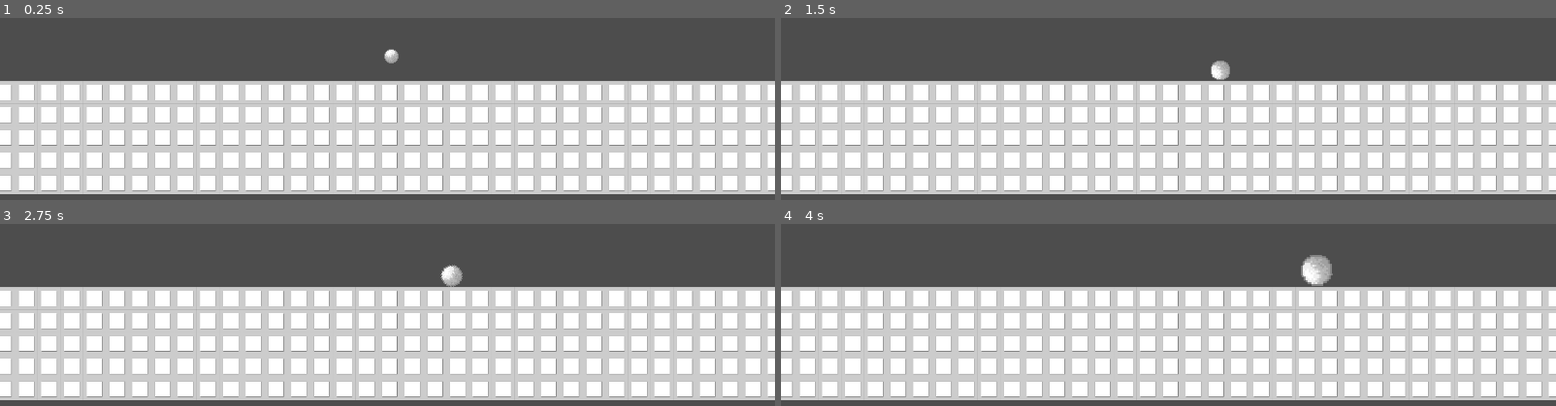
Above: before the commit, frames 1-4 (two rows, left to right).
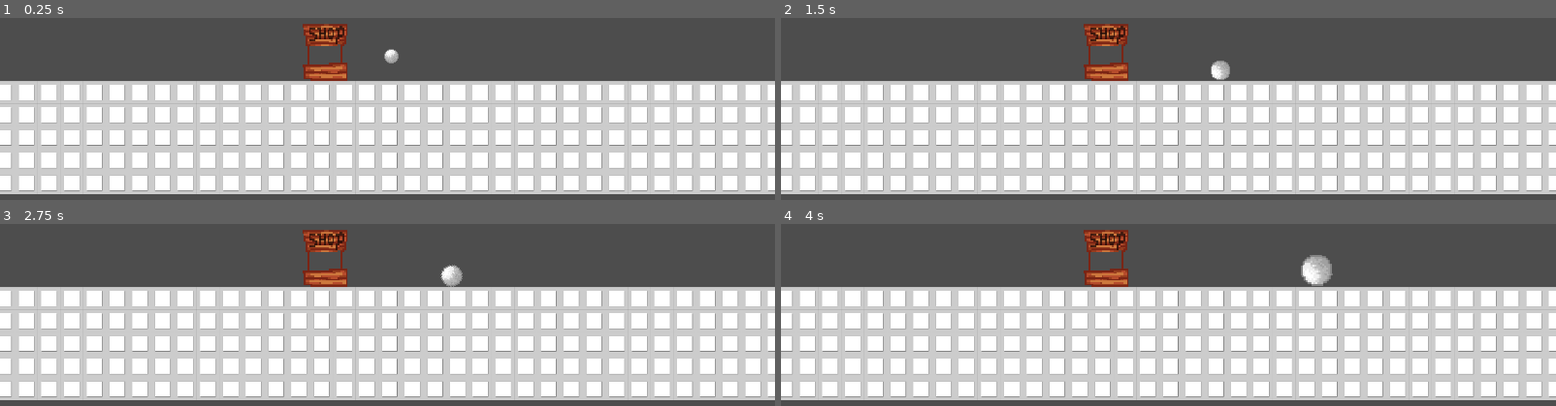
Above: after the commit, the same moments.

Repository: pranavdasan/GDC-Game-Jam-2026
Game: Godot game, scene res://levels/main.tscn
Two runs of this game, one before a commit and one after it. Both use one fixed random seed, a clock stepped at 60 frames per second and the inputs below.
Inputs:
- Up to frame 1 (0.25 s): no input
- Up to frame 2 (1.5 s): hold D (move_right) 0.53-1.28 s; hold A (move_left) from 1.28 s (still down)
- Up to frame 3 (2.75 s): release A (move_left) at 2.03 s; hold D (move_right) from 2.03 s (still down)
- Up to frame 4 (4 s): release D (move_right) at 3.53 s; hold A (move_left) from 3.53 s (still down)

The runs differ from the first frame. In frame 1, 1.2% of the frame differs, in the area x 39-45%, y 3-35%; in frame 2, 1.2%; in frame 3, 1.2%; in frame 4, 1.2%.

Commit message:
Adds shop scene and scripts

Diff:
--- a/levels/main.tscn
+++ b/levels/main.tscn
@@ -2,6 +2,7 @@
 
 [ext_resource type="PackedScene" uid="uid://bdx66lu38ywr" path="res://scenes/snowball.tscn" id="1_2262g"]
 [ext_resource type="Texture2D" uid="uid://dbav4gaw8uehp" path="res://assets/images/tilemaps/snow_ground.png" id="2_wdj6m"]
+[ext_resource type="PackedScene" uid="uid://b26l5yuwgym0m" path="res://scenes/shop.tscn" id="3_l8qe7"]
 
 [sub_resource type="TileSetAtlasSource" id="TileSetAtlasSource_wdj6m"]
 texture = ExtResource("2_wdj6m")
@@ -20,6 +21,9 @@
 position = Vector2(969, 351)
 speed = 600.0
 
+[node name="Shop" parent="." unique_id=1570701424 instance=ExtResource("3_l8qe7")]
+position = Vector2(805, 370)
+
 [node name="TileMapLayer" type="TileMapLayer" parent="." unique_id=1755820554]
 position = Vector2(712, 328)
 scale = Vector2(0.25, 0.25)
--- a/project.godot
+++ b/project.godot
@@ -30,7 +30,7 @@
 
 [editor_plugins]
 
-enabled=PackedStringArray("res://addons/godot_super-wakatime/plugin.cfg")
+enabled=PackedStringArray()
 
 [input]
 
--- /dev/null
+++ b/scenes/shop.tscn
@@ -0,0 +1,30 @@
+[gd_scene format=3 uid="uid://b26l5yuwgym0m"]
+
+[ext_resource type="Texture2D" uid="uid://bk8bn1j0ckdft" path="res://assets/images/shop/shop.png" id="1_lx5au"]
+[ext_resource type="Script" uid="uid://4gta3hs2e1r4" path="res://scripts/shop.gd" id="1_xfvoa"]
+
+[sub_resource type="RectangleShape2D" id="RectangleShape2D_1l46r"]
+size = Vector2(28, 34)
+
+[sub_resource type="CircleShape2D" id="CircleShape2D_032fp"]
+radius = 82.219215
+
+[node name="Shop" type="StaticBody2D" unique_id=1570701424]
+script = ExtResource("1_xfvoa")
+
+[node name="Sprite2D" type="Sprite2D" parent="." unique_id=919508015]
+scale = Vector2(4.1600013, 4.1600013)
+texture = ExtResource("1_lx5au")
+
+[node name="CollisionShape2D" type="CollisionShape2D" parent="." unique_id=630916857]
+scale = Vector2(4.1600013, 4.1600013)
+shape = SubResource("RectangleShape2D_1l46r")
+disabled = true
+
+[node name="Area2D" type="Area2D" parent="." unique_id=460984492]
+
+[node name="CollisionShape2D" type="CollisionShape2D" parent="Area2D" unique_id=1461120289]
+position = Vector2(0, 70)
+shape = SubResource("CircleShape2D_032fp")
+
+[connection signal="body_entered" from="Area2D" to="." method="_on_area_2d_body_entered"]
--- a/scenes/snowball.tscn
+++ b/scenes/snowball.tscn
@@ -7,6 +7,7 @@
 radius = 19.0
 
 [node name="Snowball" type="RigidBody2D" unique_id=231169365]
+z_index = 1
 linear_damp = 0.5
 angular_damp = 1.0
 script = ExtResource("1_xsgkx")
--- /dev/null
+++ b/scripts/shop.gd
@@ -0,0 +1,5 @@
+extends StaticBody2D
+
+func _on_area_2d_body_entered(body: Node2D) -> void:
+	if body.has_method("player_shop_method"):
+		print("open shop!!")
--- a/scripts/snowball.gd
+++ b/scripts/snowball.gd
@@ -67,3 +67,6 @@
 
 func update_mass() -> void:
 	mass = base_mass + (current_radius - base_radius) * mass_growth_multiplier
+
+func player_shop_method() -> void:
+	pass
Binary file added: assets/images/shop/shop.png
Not shown, added: assets/images/shop/shop.png.import
Not shown, added: scripts/shop.gd.uid
Not shown, changed: README.md
